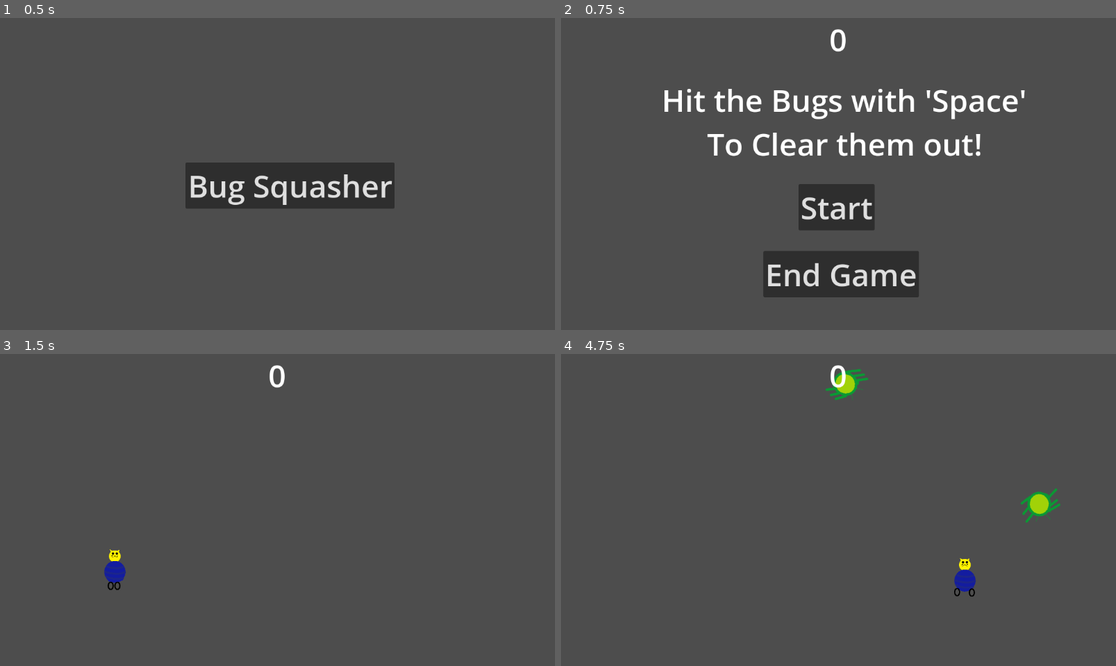
Above: before the commit, frames 1-4 (two rows, left to right).
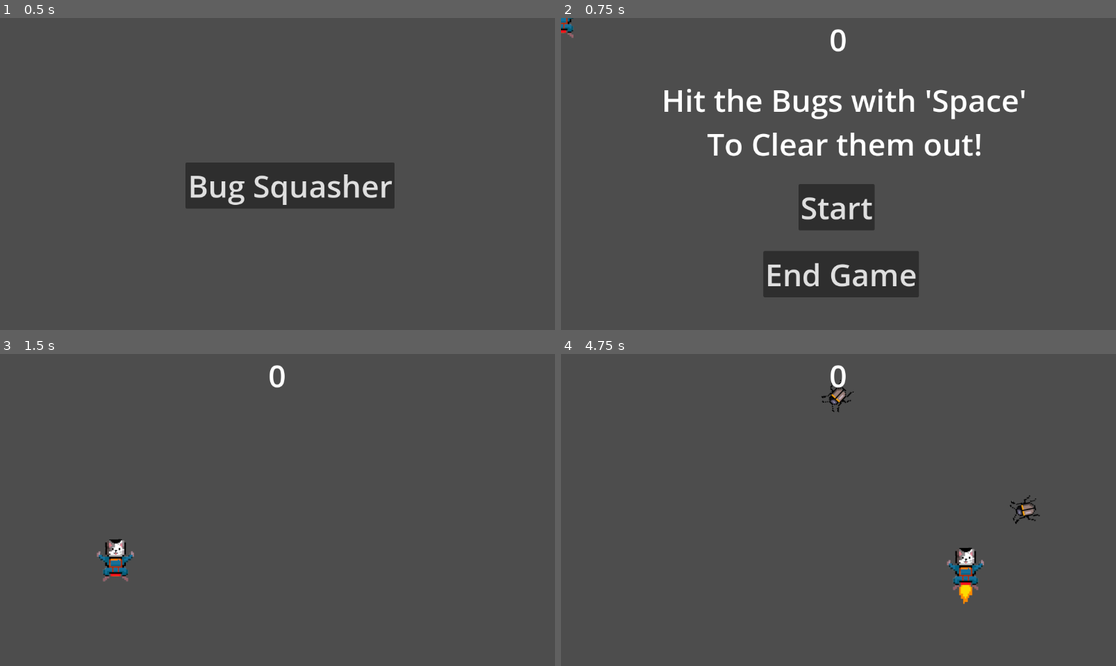
Above: after the commit, the same moments.

Repository: Josh40AU/SpaceCatParty
Game: Godot game, scene res://game_selection.tscn
The game is run twice, just before and just after one commit, with the same random seed, the same clock (stepped at 60 frames per second) and the same inputs. Sound files missing from this copy of the repository are replaced by a short silence.
Inputs:
- Up to frame 1 (0.5 s): no input
- Up to frame 2 (0.75 s): click "Bug Squasher" at 0.5 s
- Up to frame 3 (1.5 s): click "Start" at 1.25 s
- Up to frame 4 (4.75 s): tap Enter at 2 s; hold D (move_right) 2.03-2.78 s; tap Space (player_action) every 0.75 s from 2.1 to 4.35 s; hold S (move_down) 2.78-3.53 s; hold D (move_right) 3.53-4.28 s; hold W (move_up) from 4.28 s (still down)

Frame 1 is identical in both runs. In frame 2, 0.1% of the frame differs, in the area x 0-3%, y 0-7%; in frame 3, 0.6%; in frame 4, 1.5%, in the area x 46-90%, y 4-81%.

Commit message:
revamped sound effects and animation

Diff:
--- a/bug.tscn
+++ b/bug.tscn
@@ -1,8 +1,8 @@
 [gd_scene load_steps=6 format=3 uid="uid://dsurco1hgjaay"]
 
 [ext_resource type="Script" path="res://bug.gd" id="1_pkrnr"]
-[ext_resource type="Texture2D" uid="uid://d1rovb58apv74" path="res://assets/art/Bug-walk-1.png" id="2_10hg7"]
-[ext_resource type="Texture2D" uid="uid://ck0snxu0rd67g" path="res://assets/art/Bug-walk-2.png" id="3_v8wol"]
+[ext_resource type="Texture2D" uid="uid://cia1iojy5ao7l" path="res://assets/art/BeetleFrame-1-nb.png" id="2_o0b7p"]
+[ext_resource type="Texture2D" uid="uid://clysp6werhrte" path="res://assets/art/BeetleFrame-2-nb.png" id="3_lvaxi"]
 
 [sub_resource type="CircleShape2D" id="CircleShape2D_3f4q1"]
 radius = 38.71
@@ -11,14 +11,14 @@
 animations = [{
 "frames": [{
 "duration": 1.0,
-"texture": ExtResource("2_10hg7")
+"texture": ExtResource("2_o0b7p")
 }, {
 "duration": 1.0,
-"texture": ExtResource("3_v8wol")
+"texture": ExtResource("3_lvaxi")
 }],
 "loop": true,
 "name": &"walk",
-"speed": 3.0
+"speed": 5.0
 }]
 
 [node name="Bug" type="RigidBody2D" groups=["bugs"]]
--- a/bug_squasher.gd
+++ b/bug_squasher.gd
@@ -45,10 +45,10 @@
 
 	# Add some randomness to the direction.
 	direction += randf_range(-PI / 4, PI / 4)
-	mob.rotation = direction
+	mob.rotation = direction + ( PI / 2)
 
 	# Choose the velocity for the mob.
-	var velocity = Vector2(randf_range(150.0, 250.0), 0.0)
+	var velocity = Vector2(randf_range(150.0, 350.0), 0.0)
 	mob.linear_velocity = velocity.rotated(direction)
 
 	# Spawn the mob by adding it to the Main scene.
@@ -60,7 +60,7 @@
 
 
 func player_hit(bodies):
-	$KeyboardSoundEffect.play()
+	$shock.play()
 	for body in bodies:
 		score += 1
 		$HUD.update_score(score)
--- a/bug_squasher.tscn
+++ b/bug_squasher.tscn
@@ -4,7 +4,7 @@
 [ext_resource type="Script" path="res://bug_squasher.gd" id="1_u2k1x"]
 [ext_resource type="PackedScene" uid="uid://dsurco1hgjaay" path="res://bug.tscn" id="2_0fijt"]
 [ext_resource type="PackedScene" uid="uid://dk148vld535qk" path="res://hud.tscn" id="2_2im1j"]
-[ext_resource type="AudioStream" uid="uid://erkxe230foon" path="res://assets/audio/keyboardPress.wav" id="5_dqd35"]
+[ext_resource type="AudioStream" uid="uid://bbwp3jj3yyaul" path="res://assets/audio/shock.wav" id="5_h66oc"]
 
 [sub_resource type="Curve2D" id="Curve2D_awtil"]
 _data = {
@@ -41,8 +41,8 @@
 
 [node name="HUD" parent="." instance=ExtResource("2_2im1j")]
 
-[node name="KeyboardSoundEffect" type="AudioStreamPlayer" parent="."]
-stream = ExtResource("5_dqd35")
+[node name="shock" type="AudioStreamPlayer" parent="."]
+stream = ExtResource("5_h66oc")
 volume_db = 1.0
 
 [connection signal="hit" from="Player" to="." method="_on_player_hit"]
--- a/game_selection.gd
+++ b/game_selection.gd
@@ -3,11 +3,23 @@
 
 var currentGame
 
+var bg_music := AudioStreamPlayer.new()
+# Called when the node enters the scene tree for the first time.
 
-# Called when the node enters the scene tree for the first time.
 func _ready():
+	# initital sound
+	bg_music.stream = load("res://assets/audio/musicTheme-opening.wav")
+	bg_music.autoplay = true
+	bg_music.finished.connect(_loadMusic)
+	add_child(bg_music)
 	pass # Replace with function body.
 
+func _loadMusic():
+	# continual music play
+	remove_child(bg_music)
+	bg_music.stream = load("res://assets/audio/musicTheme-short.wav")
+	bg_music.autoplay = true
+	add_child(bg_music)
 
 # Called every frame. 'delta' is the elapsed time since the previous frame.
 func _process(delta):
--- a/player.gd
+++ b/player.gd
@@ -6,13 +6,14 @@
 var overlapping_objects = []
 var screen_size
 
+
 # Called when the node enters the scene tree for the first time.
 func _ready():
 	screen_size = get_viewport_rect().size
 
 func start(pos):
 	position = pos
-	$AnimatedSprite2D.animation = "walk"
+	$AnimatedSprite2D.animation = "on"
 	show()
 	$CollisionShape2D.disabled = false
 
@@ -31,19 +32,29 @@
 	if Input.is_action_pressed("move_left"):
 		velocity.x -= 1
 	if Input.is_action_pressed("move_down"):
+		#animation = "down"
 		velocity.y += 1
 	if Input.is_action_pressed("move_up"):
+		#animation = "up"
 		velocity.y -= 1
 	if Input.is_action_just_pressed("player_action"):
 		hit.emit(overlapping_objects)
 
+
 	if(velocity.length() > 0):
+		if(!$move_sound.playing):
+			$move_sound.play()
 		velocity = velocity.normalized() * speed
 		$AnimatedSprite2D.play()
-		$AnimatedSprite2D.animation = "walk"
-		$AnimatedSprite2D.flip_v = false
-		$AnimatedSprite2D.flip_h = velocity.x < 0
+		$AnimatedSprite2D.animation = "on"
+		$AnimatedSprite2D.rotation = velocity.angle() + ( PI / 2)
+
+		#$AnimatedSprite2D.flip_v = velocity.y > 0
+		#$AnimatedSprite2D.flip_h = velocity.x < 0
 	else:
+		if($move_sound.playing):
+			$move_sound.stop()
+		$AnimatedSprite2D.animation = "off"
 		$AnimatedSprite2D.stop()
 	position += velocity * delta
 	position = position.clamp(Vector2.ZERO, screen_size)
--- a/player.tscn
+++ b/player.tscn
@@ -1,45 +1,59 @@
-[gd_scene load_steps=6 format=3 uid="uid://bj0yc0ekkm62i"]
+[gd_scene load_steps=9 format=3 uid="uid://bj0yc0ekkm62i"]
 
 [ext_resource type="Script" path="res://player.gd" id="1_rqydf"]
-[ext_resource type="Texture2D" uid="uid://b2w42hcpe6m75" path="res://assets/art/cat-walk-1.png" id="2_bpjr5"]
-[ext_resource type="Texture2D" uid="uid://cm2o14jrhcf67" path="res://assets/art/cat-walk-2.png" id="3_go7jb"]
+[ext_resource type="Texture2D" uid="uid://blv5cjoebt0mj" path="res://assets/art/Front Facing-HalfFlame-nb.png" id="2_etuxw"]
+[ext_resource type="Texture2D" uid="uid://78ugullirqo7" path="res://assets/art/Front Facing-NoFlame-nb.png" id="2_f8h2y"]
+[ext_resource type="Texture2D" uid="uid://dpxprnv3p822f" path="res://assets/art/Front Facing-QuarrterFlame-nb.png" id="3_0japl"]
+[ext_resource type="Texture2D" uid="uid://daju2ivofugss" path="res://assets/art/Front Facing-FullFlame-nb.png" id="3_kal8q"]
+[ext_resource type="AudioStream" uid="uid://0oy6ueosdcpt" path="res://assets/audio/jet-pack.wav" id="5_1opro"]
 
 [sub_resource type="SpriteFrames" id="SpriteFrames_rl0cs"]
 animations = [{
-"frames": [],
+"frames": [{
+"duration": 1.0,
+"texture": ExtResource("2_f8h2y")
+}],
 "loop": true,
-"name": &"up",
-"speed": 5.0
+"name": &"off",
+"speed": 2.0
 }, {
 "frames": [{
 "duration": 1.0,
-"texture": ExtResource("2_bpjr5")
+"texture": ExtResource("3_0japl")
 }, {
 "duration": 1.0,
-"texture": ExtResource("3_go7jb")
+"texture": ExtResource("2_etuxw")
+}, {
+"duration": 1.0,
+"texture": ExtResource("3_kal8q")
 }],
 "loop": true,
-"name": &"walk",
+"name": &"on",
 "speed": 5.0
 }]
 
 [sub_resource type="CapsuleShape2D" id="CapsuleShape2D_i0qtg"]
 radius = 48.28
-height = 182.69
+height = 199.15
 
 [node name="Player" type="Area2D"]
+position = Vector2(0, 19)
 script = ExtResource("1_rqydf")
 metadata/_edit_group_ = true
 
 [node name="AnimatedSprite2D" type="AnimatedSprite2D" parent="."]
 scale = Vector2(0.5, 0.5)
 sprite_frames = SubResource("SpriteFrames_rl0cs")
-animation = &"up"
+animation = &"off"
 
 [node name="CollisionShape2D" type="CollisionShape2D" parent="."]
+position = Vector2(0, -20)
 scale = Vector2(0.5, 0.5)
 shape = SubResource("CapsuleShape2D_i0qtg")
 debug_color = Color(0.65098, 0.482353, 0.517647, 1)
 
+[node name="move_sound" type="AudioStreamPlayer" parent="."]
+stream = ExtResource("5_1opro")
+
 [connection signal="body_entered" from="." to="." method="_on_body_entered"]
 [connection signal="body_exited" from="." to="." method="_on_body_exited"]
Binary file added: assets/art/BeetleFrame-1-nb.png
Not shown, added: assets/art/BeetleFrame-1-nb.png.import
Binary file added: assets/art/BeetleFrame-2-nb.png
Not shown, added: assets/art/BeetleFrame-2-nb.png.import
Binary file added: assets/art/Front Facing-FullFlame-nb.png
Not shown, added: assets/art/Front Facing-FullFlame-nb.png.import
Binary file added: assets/art/Front Facing-HalfFlame-nb.png
Not shown, added: assets/art/Front Facing-HalfFlame-nb.png.import
Binary file added: assets/art/Front Facing-NoFlame-nb.png
Not shown, added: assets/art/Front Facing-NoFlame-nb.png.import
Binary file added: assets/art/Front Facing-QuarrterFlame-nb.png
Not shown, added: assets/art/Front Facing-QuarrterFlame-nb.png.import
(and 10 more such lines)
